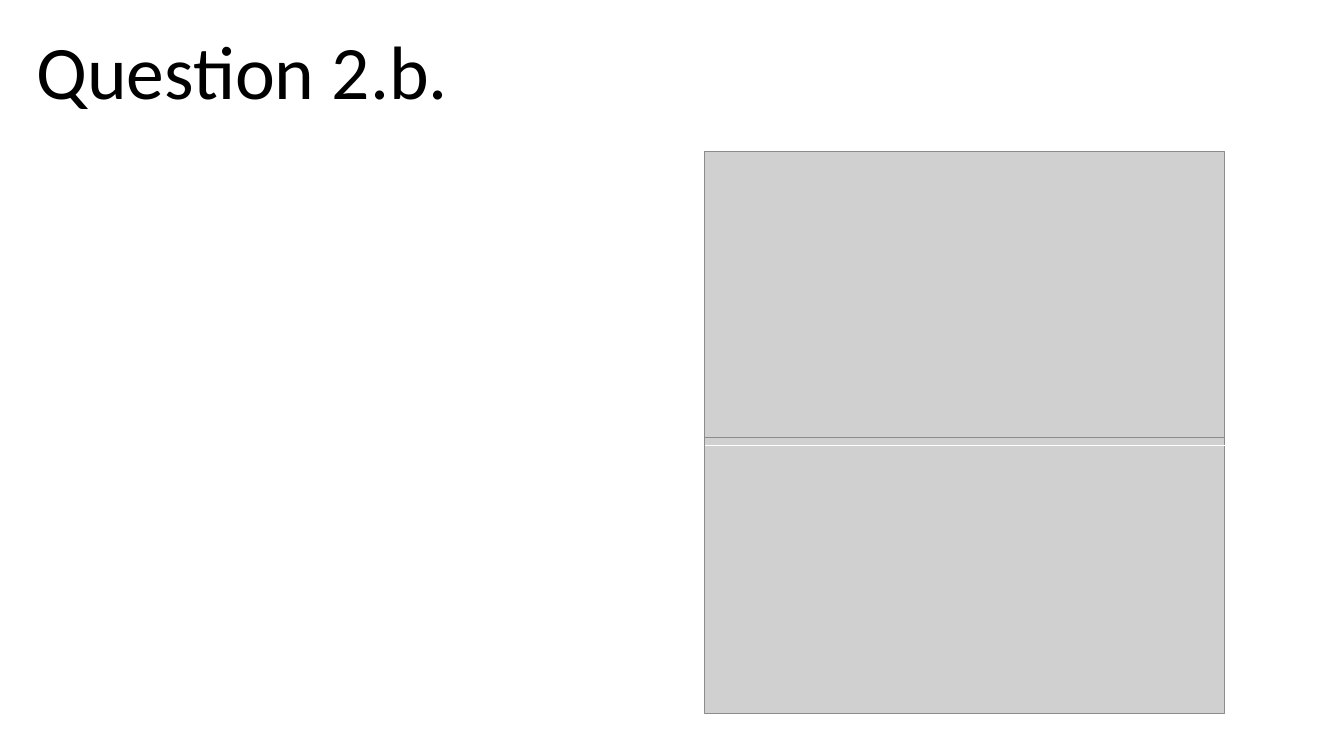
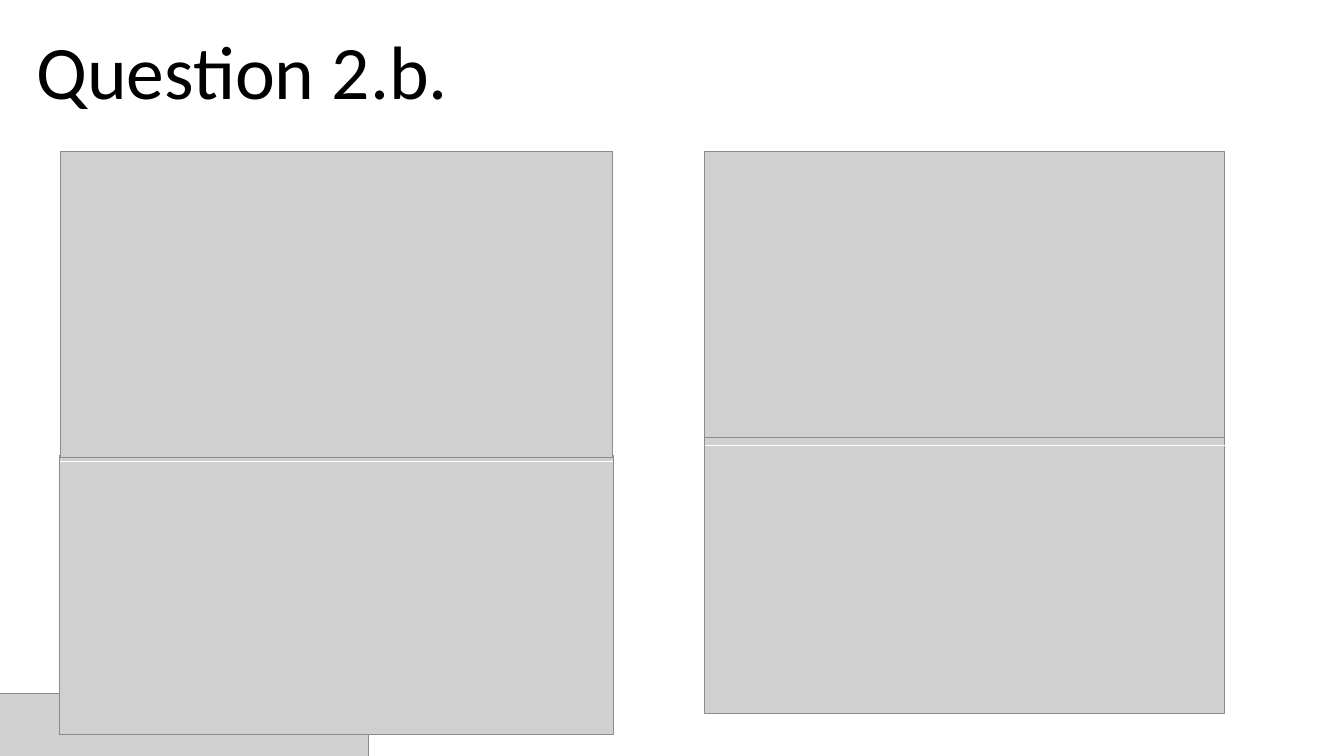
Before and after one commit to chris-s-bowden/page-test, a slide deck: slide 6 of docs/img_edits.pptm. Drawn at 1344x756 pixels with LibreOffice and Linux fonts; fonts in the diff are those of the drawing; grey boxes stand for pictures. Boxes give left, top, right and bottom in pixels: in the first picture for what was removed or moved away, otherwise in the second. Text is boxed around its words. In the diff, an @@ line names an element or a change of style, - is before the commit and + after.

```diff
--- a/docs/img_edits.pptm
+++ b/docs/img_edits.pptm
@@ picture added at (60, 152, 613, 458) @@
@@ picture added at (59, 456, 613, 735) @@
@@ line added from (59, 462) to (613, 462), #FFFFFF 0.5 pt @@
@@ picture added at (0, 695, 368, 756) @@
```
Also in this commit, not shown: 6 other slides changed, 7 slides added, 3 slides removed, 29 other files.
